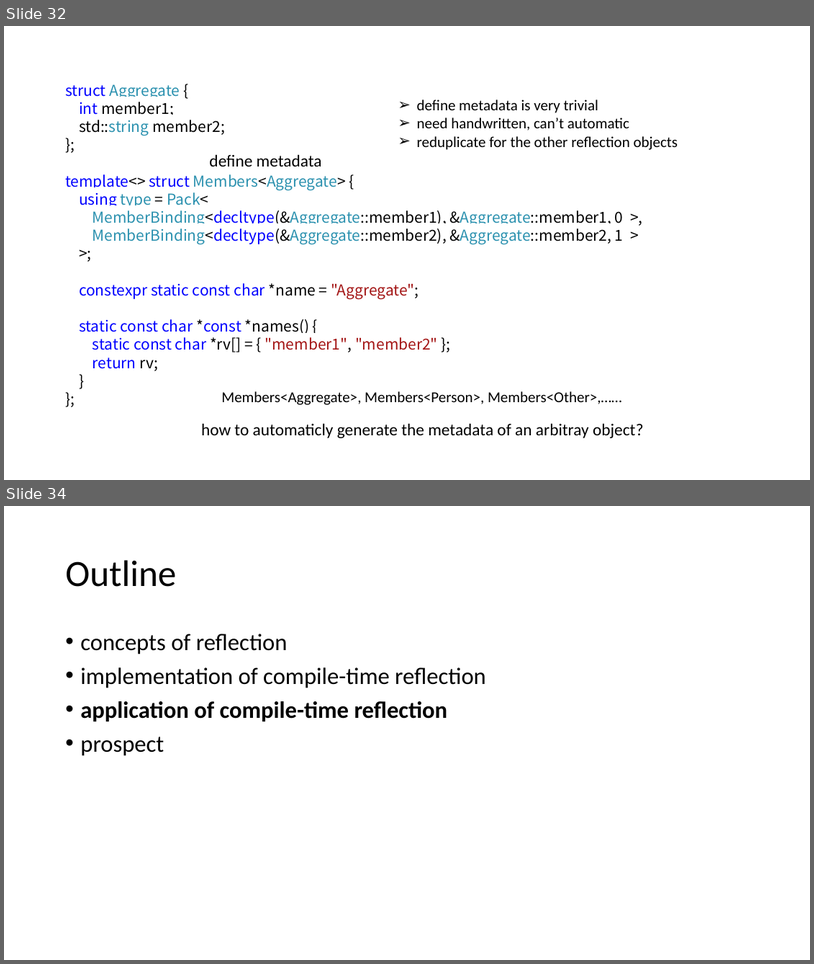
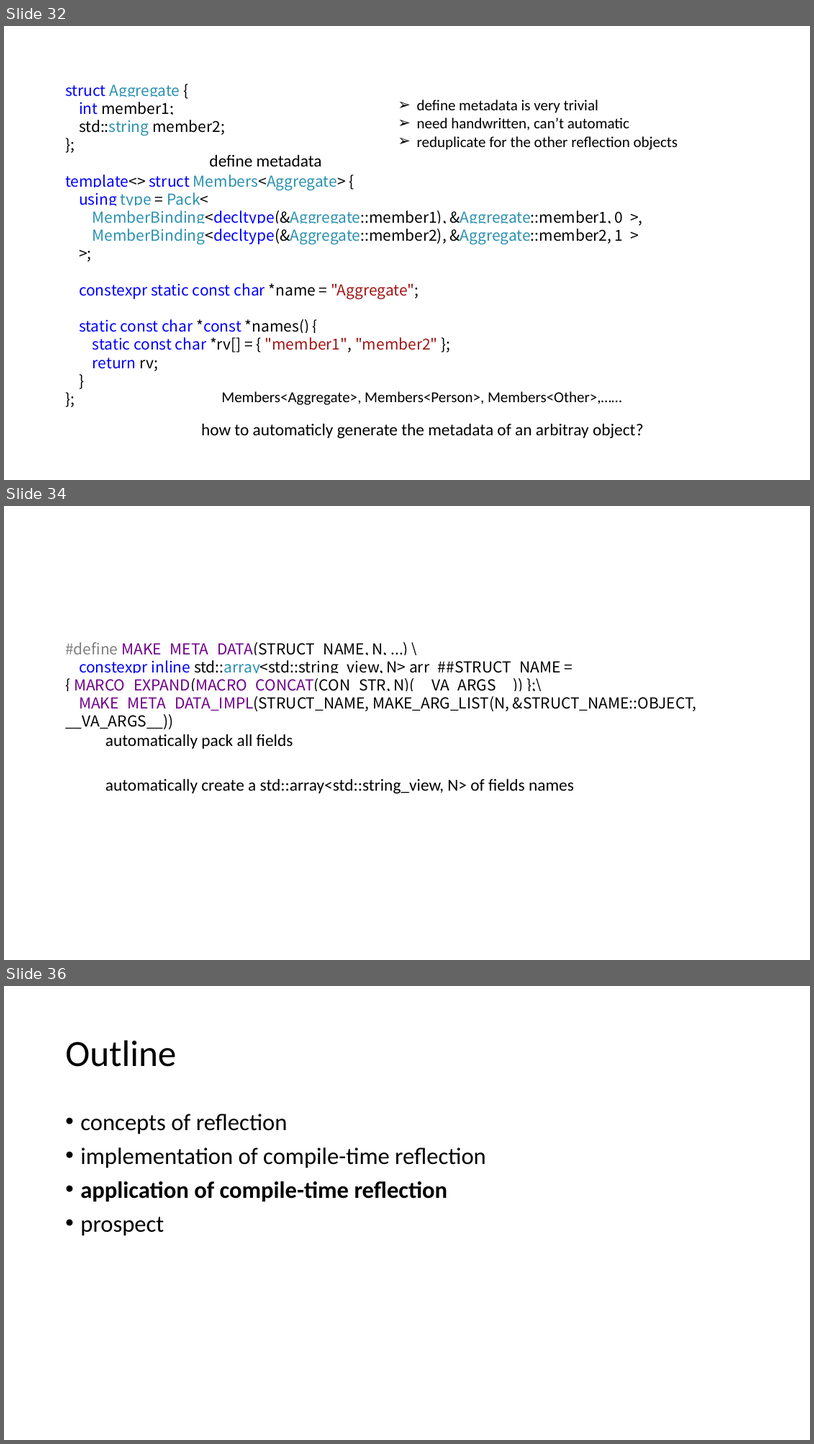
Before and after one commit to qicosmos/cppcon2017, a slide deck: cppcon2017.pptx. Shown one above the other, each under a label of ours: slides 32 and 34 before the commit, slides 32, 34 and 36 after it; the slides between them are not shown. The pictures are 814x964 and 814x1444 pixels, drawn with LibreOffice and Linux fonts; fonts in the diff are those of the drawing. Boxes give left, top, right and bottom in pixels: in the first picture for what was removed or moved away, otherwise in the second. Text is boxed around its words. In the diff, an @@ line names an element or a change of style, - is before the commit and + after.

```diff
--- a/cppcon2017.pptx
+++ b/cppcon2017.pptx
@@ slide 34 added at <box>4,506,810,960</box>, background #FFFFFF @@
@@ text added at <box>65,642,697,711</box>, 18 pt, text #000000 @@
+#define MAKE_META_DATA(STRUCT_NAME, N, ...) \
+constexpr inline std::array<std::string_view, N> arr_##STRUCT_NAME = { MARCO_EXPAND(MACRO_CONCAT(CON_STR, N)(__VA_ARGS__)) };\
+MAKE_META_DATA_IMPL(STRUCT_NAME, MAKE_ARG_LIST(N, &STRUCT_NAME::OBJECT, __VA_ARGS__))
@@ text added at <box>106,734,293,749</box>, 20 pt, text #000000 @@
+automatically pack all fields
@@ text added at <box>106,778,574,793</box>, 20 pt, text #000000 @@
+automatically create a std::array<std::string_view, N> of fields names
@@ what was slide 34 is now slide 36 @@
```
Also in this commit, not shown: 1 slide changed, 1 other slide added.
